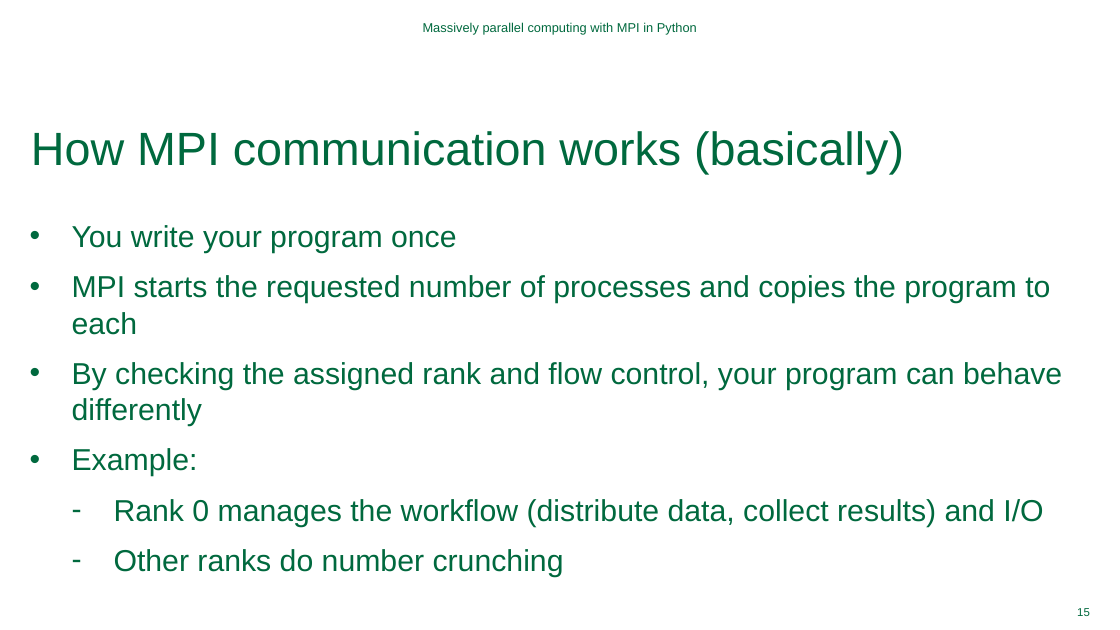
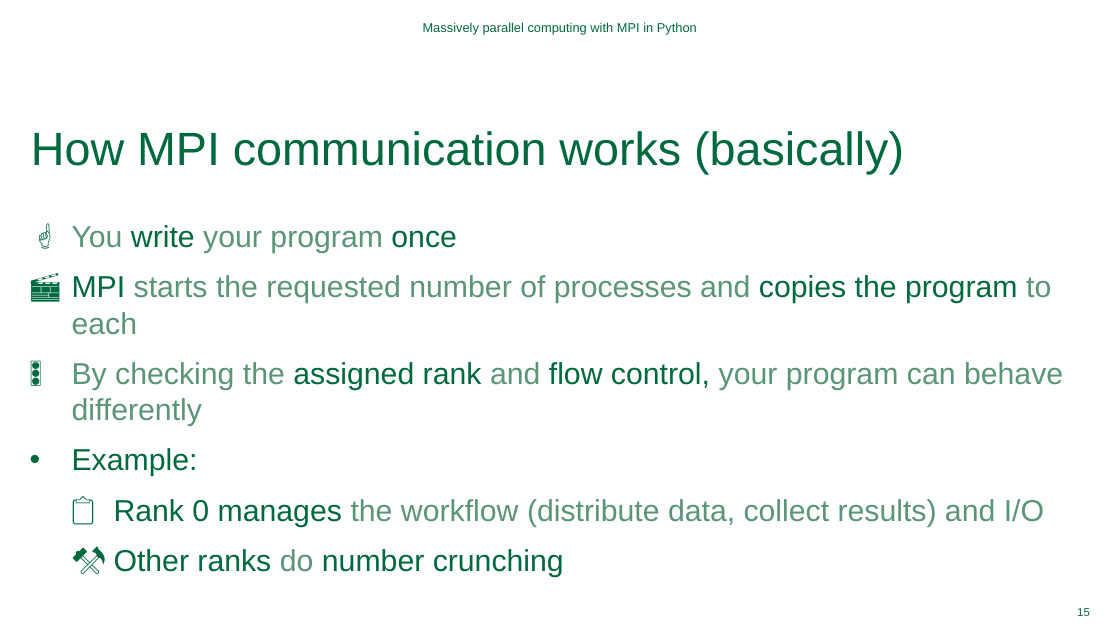
Before and after one commit to Dartmouth-Libraries/distributed-computing-with-python-and-mpi, a slide deck: slide 15 of ppt/Distributed-Computing-with-MPI.pptx. Drawn at 1120x630 pixels with LibreOffice and Linux fonts; fonts in the diff are those of the drawing; background and template pictures are left out. Boxes give left, top, right and bottom in pixels: in the first picture for what was removed or moved away, otherwise in the second. Text is boxed around its words. In the diff, an @@ line names an element or a change of style, - is before the commit and + after.

```diff
--- a/ppt/Distributed-Computing-with-MPI.pptx
+++ b/ppt/Distributed-Computing-with-MPI.pptx
@@ text at (72,225,1063,577): text colour #00693E to #5A9578 in "You your program", "starts the requested number of processes and ...", "By checking the and your program can ...", "the workflow (distribute data, collect results) and ..." and 1 more places; bullet • to ☝️; bullet • to 🎬; bullet • to 🚦; bullet - to 📋; bullet - to ⚒️ @@
```
Also in this commit, not shown: 11 other slides changed, 9 slides added.
